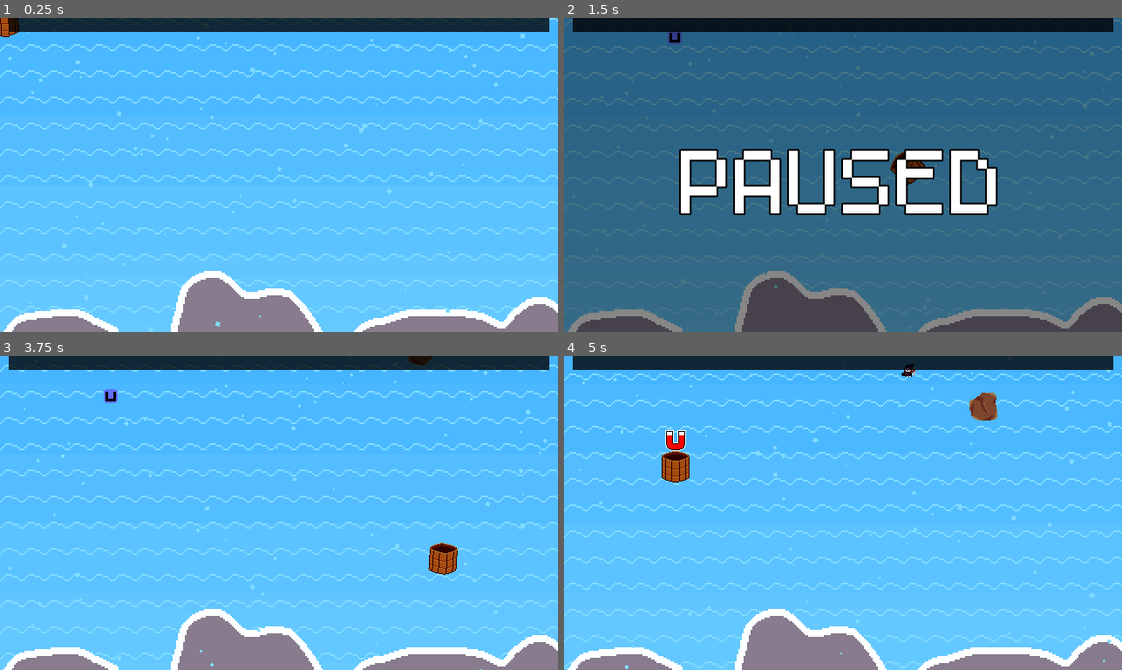
Above: before the commit, frames 1-4 (two rows, left to right).
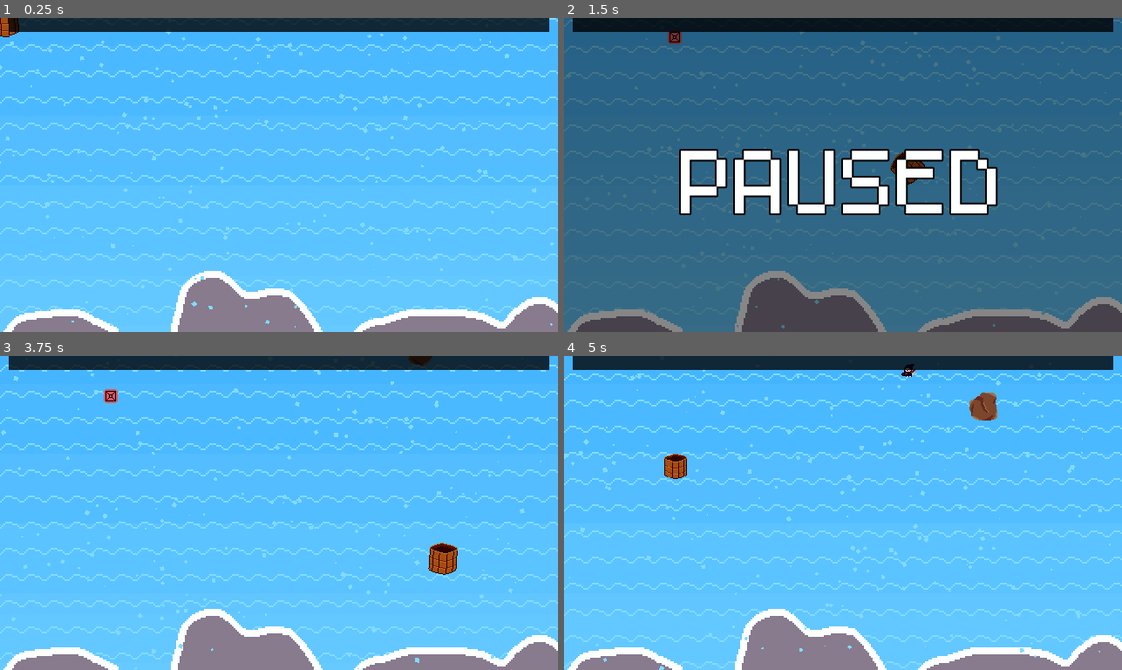
Above: after the commit, the same moments.

Repository: DissonantVoid/Project-Waterfall
Game: Godot game, scene res://scenes/game/main.tscn
The game is run twice, just before and just after one commit, with the same random seed, the same clock (stepped at 60 frames per second) and the same inputs. This scene is started directly instead of the project's main scene.
Inputs (mouse positions are in pixels of both pictures, inside the frame that each line leads up to):
- Up to frame 1 (0.25 s): no input
- Up to frame 2 (1.5 s): move the mouse to (965, 159) at 0.52 s; move the mouse to (731, 190) at 1.27 s; hold Escape (back) from 1.28 s (still down)
- Up to frame 3 (3.75 s): tap Enter at 2, 3.5 s; move the mouse to (334, 443) at 2.02 s; release Escape (back) at 2.03 s; tap Space at 2.75 s; move the mouse to (251, 575) at 2.77 s; move the mouse to (446, 560) at 3.52 s; hold Escape (back) from 3.53 s (still down)
- Up to frame 4 (5 s): keep holding Escape (back); move the mouse to (675, 465) at 4.27 s

The runs differ from the first frame. In frame 1, 1.0% of the frame differs, in the area x 0-100%, y 4-100%; in frame 2, 0.4%; in frame 3, 1.0%; in frame 4, 1.5%, in the area x 0-100%, y 3-100%.

Commit message:
added shrink and random powerup and improved bird logic

Diff:
--- a/project.godot
+++ b/project.godot
@@ -52,7 +52,7 @@
 
 SceneManager="*res://scenes/autoloads/scene_manager.tscn"
 Utility="*res://scenes/autoloads/utility.gd"
-MusicManager="*res://scenes/autoloads/audio_manager.tscn"
+AudioManager="*res://scenes/autoloads/audio_manager.tscn"
 
 [display]
 
--- a/scenes/game/credits.tscn
+++ b/scenes/game/credits.tscn
@@ -132,7 +132,8 @@
 anchor_right = 1.0
 anchor_bottom = 1.0
 margin_top = 181.0
-margin_bottom = 1488.0
+margin_right = 320.0
+margin_bottom = 13297.0
 custom_fonts/normal_font = SubResource( 1 )
 bbcode_enabled = true
 bbcode_text = "[center]
@@ -251,10 +252,10 @@
 anchor_top = 0.5
 anchor_right = 0.5
 anchor_bottom = 0.5
-margin_left = -70.5
-margin_top = -24.5
-margin_right = 70.5
-margin_bottom = 24.501
+margin_left = 89.5
+margin_top = 65.5
+margin_right = 230.5
+margin_bottom = 114.501
 rect_pivot_offset = Vector2( 70, 24 )
 texture = ExtResource( 3 )
 
--- a/scenes/game/main.gd
+++ b/scenes/game/main.gd
@@ -43,6 +43,7 @@
 
 	_bucket.connect("character_saved",self,"_on_bucket_character_saved")
 	_bucket.connect("hit_hazard",self,"_on_bucket_hit_hazard")
+	_bucket.connect("powerup_picked",self,"_on_bucket_powerup_picked")
 	_bucket.connect("powerup_finished",self,"_on_bucket_powerup_finished")
 	_ui.setup(_points_to_win)
 
@@ -64,18 +65,21 @@
 	var instance := _character_scene.instance()
 	_chars_container.add_child(instance)
 	instance.global_position = Vector2(Utility.rng.randf_range(0, _view_width), -10)
-	MusicManager.play_sound("falling", true)
+	AudioManager.play_sound("falling", true)
 
 	_spawn_timer.start()
 
 func _on_bucket_character_saved():
 	_increment_points(_levels_rules[_current_level]["points_per_catch"])
-	MusicManager.play_sound("score", true)
+	AudioManager.play_sound("score", true)
 
 func _on_bucket_hit_hazard():
 	_increment_points(_levels_rules[_current_level]["hazard_hit_points"])
+	_camera.shake(_camera.ShakeLevel.med)
+	AudioManager.play_sound("collide", true)
+
+func _on_bucket_powerup_picked():
 	_camera.shake(_camera.ShakeLevel.low)
-	MusicManager.play_sound("collide", true)
 
 func _on_bucket_powerup_finished():
 	_powerups_spawner.bucket_powerup_finished()
@@ -84,7 +88,7 @@
 	if body is Character:
 		body.queue_free()
 		_increment_points(_levels_rules[_current_level]["points_per_miss"])
-		MusicManager.play_sound("splash", true)
+		AudioManager.play_sound("splash", true)
 
 func _increment_points(value : float):
 	_current_progress = clamp(_current_progress + value, 0, _points_to_win)
--- a/scenes/game/main.tscn
+++ b/scenes/game/main.tscn
@@ -106,8 +106,11 @@
 emission_shape = 2
 emission_box_extents = Vector3( 320, 1, 1 )
 flag_disable_z = true
-spread = 180.0
-gravity = Vector3( 0, 69, 0 )
+direction = Vector3( 0, 1, 0 )
+spread = 8.0
+gravity = Vector3( 0, 0, 0 )
+initial_velocity = 200.0
+initial_velocity_random = 0.5
 orbit_velocity = 0.0
 orbit_velocity_random = 0.0
 angle = 368.1
@@ -210,8 +213,8 @@
 
 [node name="WaterParticles" type="Particles2D" parent="."]
 position = Vector2( 320, -48 )
-amount = 120
-lifetime = 4.0
+amount = 220
+lifetime = 3.0
 preprocess = 4.0
 process_material = SubResource( 13 )
 
--- a/scenes/objects/bucket.gd
+++ b/scenes/objects/bucket.gd
@@ -3,6 +3,7 @@
 
 signal character_saved
 signal hit_hazard
+signal powerup_picked
 signal powerup_finished
 
 onready var _front_sprite : Sprite = $Front
@@ -74,6 +75,7 @@
 		yield(get_tree(), "idle_frame") # removing this causes issues with physics, godot moment
 		get_tree().current_scene.add_child(powerup_instance)
 		powerup_instance.powerup_start(funcref(self, "_powerup_request"))
+		emit_signal("powerup_picked")
 
 func _on_powerup_finished(powerup : Node2D):
 	powerup.powerup_cleanup()
@@ -82,5 +84,13 @@
 func _powerup_request(request_string : String):
 	# for when a powerup can't do something on its own, and
 	# needs the bucket class to do it, like double its size etc..
-	if request_string == "bucket_sprite":
-		return _front_sprite
+	match request_string:
+		"bucket_sprite":
+			return _front_sprite
+		"shrink":
+			# is this gonna cause issues in the future?
+			# looks very fragile
+			var tween : SceneTreeTween = get_tree().create_tween()
+			tween.tween_property(self, "scale", Vector2(0.8, 0.8), 0.4)
+		"unshrink":
+			scale = Vector2.ONE
--- a/scenes/objects/game_camera.gd
+++ b/scenes/objects/game_camera.gd
@@ -5,9 +5,9 @@
 onready var _shake_timer : Timer = $ShakeTimer
 
 const _shake_data : Dictionary = {
-	ShakeLevel.low: {"offsets_count":5, "shake_strength":15},
-	ShakeLevel.med: {"offsets_count":8, "shake_strength":30},
-	ShakeLevel.high: {"offsets_count":10, "shake_strength":80}
+	ShakeLevel.low: {"offsets_count":5, "shake_strength":10},
+	ShakeLevel.med: {"offsets_count":8, "shake_strength":19},
+	ShakeLevel.high: {"offsets_count":10, "shake_strength":30}
 }
 var _noise : OpenSimplexNoise = OpenSimplexNoise.new()
 var _curr_shake_level : int
--- a/scenes/objects/hazards/hazard_bird.gd
+++ b/scenes/objects/hazards/hazard_bird.gd
@@ -11,20 +11,22 @@
 var _x_edges : Vector2
 var _is_moving : bool = false
 
-# TODO: bird pattern is very basic, maybe we should have multiple points
-#       that the birds move between before leaving
 
 func setup(view_size : Vector2, min_speed : float, max_speed : float):
-	var view_25_percent : Vector2 = Vector2(lerp(0, view_size.x, 0.25), lerp(0, view_size.y, 0.25))
-	global_position.y = Utility.rng.randi_range(0, view_size.y - view_25_percent.y)
+	var y_25_percent : float = lerp(0, view_size.y, 0.25)
+	var end_position : Vector2
+	global_position.y = Utility.rng.randi_range(0, view_size.y - y_25_percent)
 	if Utility.rng.randi_range(0,1) == 0:
-		_direction = Vector2.LEFT
+		end_position.x = 0
 		global_position.x = view_size.x
 	else:
-		_direction = Vector2.RIGHT
+		end_position.x = view_size.x
 		global_position.x = 0
 		_sprite.flip_h = true
 
+	end_position.y = Utility.rng.randi_range(0, view_size.y - y_25_percent)
+
+	_direction = (end_position - global_position).normalized()
 	_speed = Utility.rng.randf_range(min_speed, max_speed)
 	_x_edges = Vector2(0, view_size.x)
 
--- a/scenes/objects/hazards/hazard_bird.tscn
+++ b/scenes/objects/hazards/hazard_bird.tscn
@@ -49,7 +49,7 @@
 
 [node name="Sprite" type="AnimatedSprite" parent="."]
 frames = SubResource( 9 )
-frame = 3
+frame = 5
 playing = true
 
 [node name="CollisionShape2D" type="CollisionShape2D" parent="."]
--- a/scenes/objects/powerup_stone.gd
+++ b/scenes/objects/powerup_stone.gd
@@ -6,7 +6,9 @@
 onready var _sprite : Sprite = $Sprite
 
 const _powerups : Array = [
+	{"sprite_region":Rect2(Vector2(16, 16), Vector2(16, 16)), "powerup_scene":"<random>"}, # this has to be first, don't change
 	{"sprite_region":Rect2(Vector2.ZERO, Vector2(16, 16)), "powerup_scene":"res://scenes/objects/powerups/powerup_magnet.tscn"},
+	{"sprite_region":Rect2(Vector2(16, 0), Vector2(16, 16)), "powerup_scene":"res://scenes/objects/powerups/powerup_shrink.tscn"},
 ]
 var _self_powerup_data : Dictionary
 
@@ -17,6 +19,12 @@
 func _ready():
 	_self_powerup_data = _powerups[Utility.rng.randi_range(0, _powerups.size()-1)]
 	_sprite.texture.region = _self_powerup_data["sprite_region"]
+
+	# if it's the random stone.. well.. pick a random powerup
+	if _self_powerup_data["powerup_scene"] == "<random>":
+		var random_idx : int = Utility.rng.randi_range(1, _powerups.size()-1)
+		_self_powerup_data["powerup_scene"] =\
+			_powerups[random_idx]["powerup_scene"]
 
 func _process(delta : float):
 	position.y += _speed * delta
--- /dev/null
+++ b/scenes/objects/powerups/powerup_shrink.gd
@@ -0,0 +1,18 @@
+extends "res://scenes/objects/powerups/powerup.gd"
+
+onready var _timer : Timer = $ShrinkTimer
+
+# override
+func powerup_start(request_callback : FuncRef):
+	.powerup_start(request_callback)
+
+	request_callback.call_func("shrink")
+	_timer.start()
+
+# override
+func powerup_cleanup():
+	_request_callback.call_func("unshrink")
+	queue_free()
+
+func _on_shrink_timer_timeout():
+	emit_signal("finished", self)
--- /dev/null
+++ b/scenes/objects/powerups/powerup_shrink.tscn
@@ -0,0 +1,13 @@
+[gd_scene load_steps=3 format=2]
+
+[ext_resource path="res://scenes/objects/powerups/powerup.tscn" type="PackedScene" id=1]
+[ext_resource path="res://scenes/objects/powerups/powerup_shrink.gd" type="Script" id=2]
+
+[node name="PowerupShrink" instance=ExtResource( 1 )]
+script = ExtResource( 2 )
+
+[node name="ShrinkTimer" type="Timer" parent="." index="0"]
+wait_time = 10.0
+one_shot = true
+
+[connection signal="timeout" from="ShrinkTimer" to="." method="_on_shrink_timer_timeout"]
Not shown, changed: plan/TODO.txt
Binary file changed: resources/textures/powerups/powerup_stones.png
